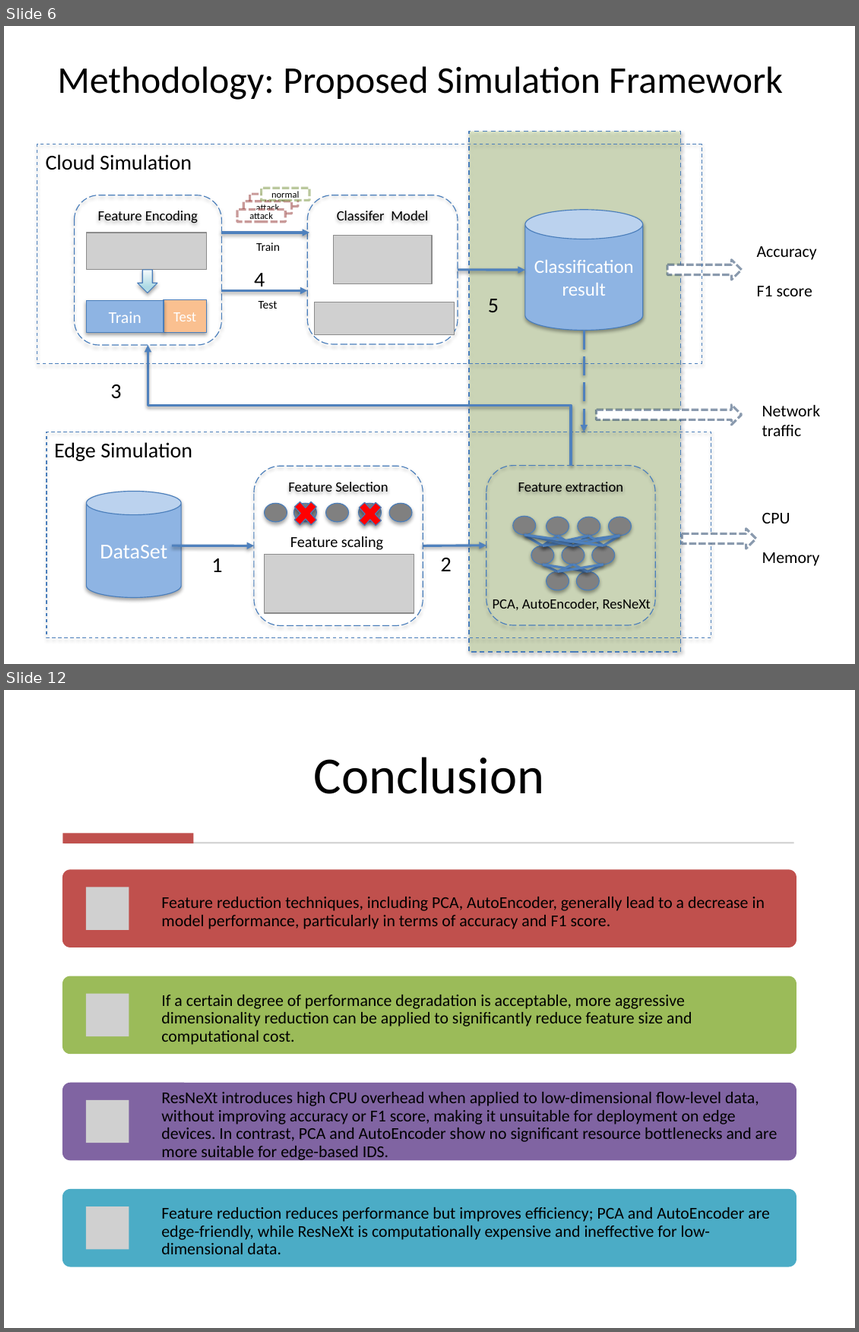
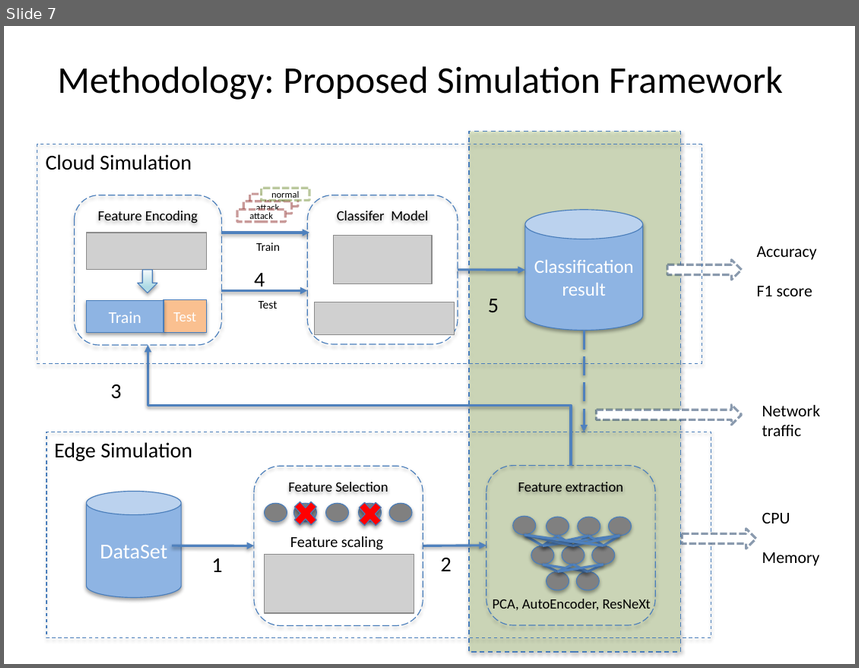
Before and after one commit to YMa10-ACS/Edge-IDS-Framework, a slide deck: Presentation/IoMT_IDS_Presentation.pptx. Shown one above the other, each under a label of ours: slides 6 and 12 before the commit, slide 7 after it; the slides between them are not shown. The pictures are 859x1332 and 859x668 pixels, drawn with LibreOffice and Linux fonts; fonts in the diff are those of the drawing; grey boxes stand for pictures. Boxes give left, top, right and bottom in pixels: in the first picture for what was removed or moved away, otherwise in the second. Text is boxed around its words. In the diff, an @@ line names an element or a change of style, - is before the commit and + after.

```diff
--- a/Presentation/IoMT_IDS_Presentation.pptx
+++ b/Presentation/IoMT_IDS_Presentation.pptx
@@ slide 12 removed at [4, 690, 855, 1328], background #FFFFFF @@
@@ title removed at [314, 757, 544, 794] @@
-Conclusion
@@ rectangle removed at [63, 833, 194, 844] @@
@@ rectangle removed at [65, 842, 794, 844] @@
@@ group removed at [63, 869, 797, 1268]: 4 rounded rectangles, 4 pictures, 4 texts @@
-Feature reduction techniques, including PCA, AutoEncoder, generally lead to a decrease in model performance, particularly in terms of accuracy and F1 score.
-If a certain degree of performance degradation is acceptable, more aggressive dimensionality reduction can be applied to significantly reduce feature size and computational cost.
-ResNeXt introduces high CPU overhead when applied to low-dimensional flow-level data, without improving accuracy or F1 score, making it unsuitable for deployment on edge devices. In contrast, PCA and AutoEncoder show no significant resource bottlenecks and are more suitable for edge-based IDS.
-Feature reduction reduces performance but improves efficiency; PCA and AutoEncoder are edge-friendly, while ResNeXt is computationally expensive and ineffective for low-dimensional data.
@@ what was slide 6 is now slide 7 @@
```
Also in this commit, not shown: 5 slides changed, 6 slides added, 4 other slides removed, 1 other file.
